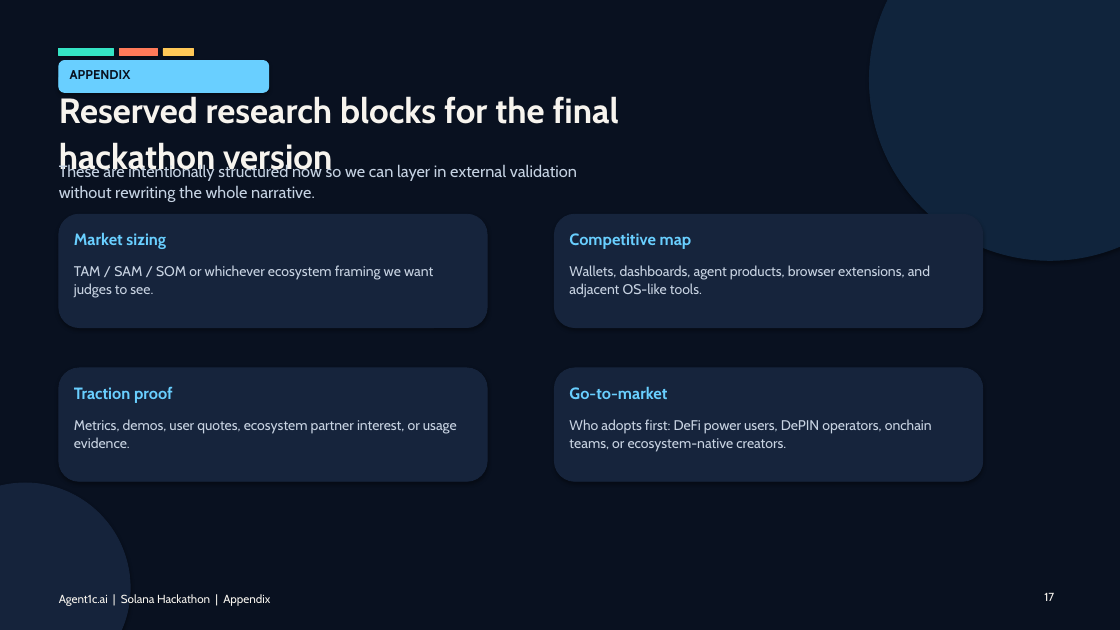
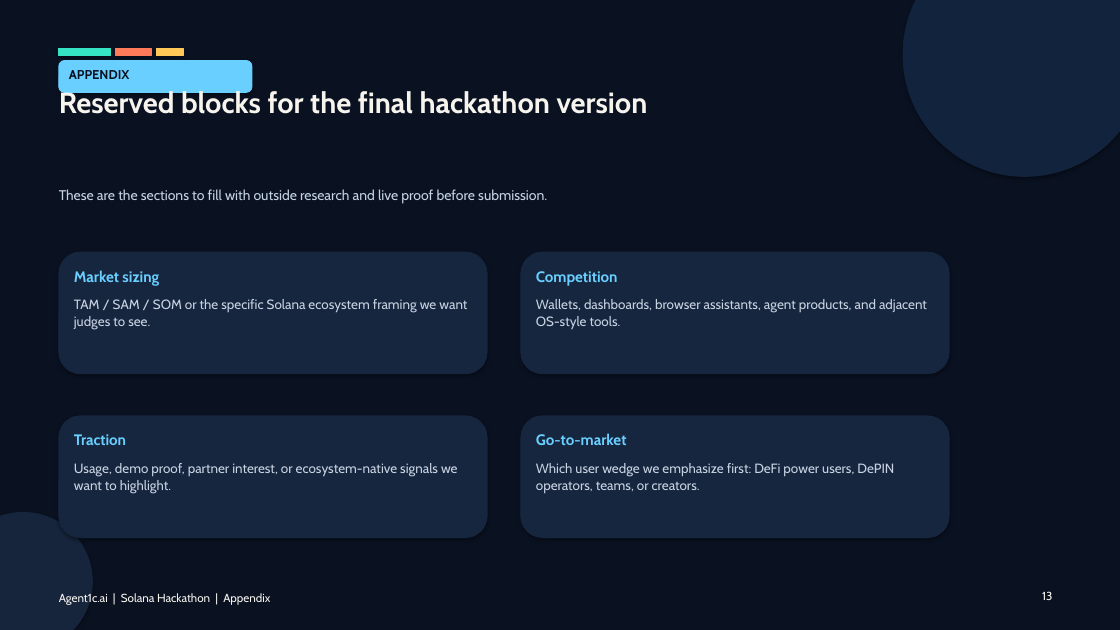
Before and after one commit to agent1c-ai/agent1c-ai.github.io, a slide deck: slide 13 of hackathon/agent1c-solana-hackathon-pitch-deck.pptx (slide 17 before the commit). Drawn at 1120x630 pixels with LibreOffice and Linux fonts; fonts in the diff are those of the drawing. Boxes give left, top, right and bottom in pixels: in the first picture for what was removed or moved away, otherwise in the second. Text is boxed around its words. In the diff, an @@ line names an element or a change of style, - is before the commit and + after.

Commit message:
Clean up Solana pitch deck layout

```diff
--- a/hackathon/agent1c-solana-hackathon-pitch-deck.pptx
+++ b/hackathon/agent1c-solana-hackathon-pitch-deck.pptx
@@ rectangle at <box>0,0,1120,630</box>: fill #091120 to #0A1222; outline #091120 0.75 pt to #0A1222 0.75 pt @@
@@ ellipse: place and size @@
-ellipse at <box>870,0,1120,260</box>
+ellipse at <box>903,0,1120,176</box>
@@ ellipse at <box>903,0,1120,176</box>: fill #10243C to #12233D; outline #10243C 0.75 pt to #12233D 0.75 pt @@
@@ rectangle: place and size @@
-rectangle at <box>119,49,158,55</box>
+rectangle at <box>116,49,151,55</box>
@@ rectangle: place and size @@
-rectangle at <box>163,49,193,55</box>
+rectangle at <box>156,49,183,55</box>
@@ text at <box>59,88,648,114</box>: text changed; size 30 to 25 pt @@
-Reserved research blocks for the final hackathon version
+Reserved blocks for the final hackathon version
@@ rounded rectangle: place and size @@
-rounded rectangle at <box>59,60,269,92</box>
+rounded rectangle at <box>59,60,252,92</box>
@@ text "APPENDIX" at <box>69,70,130,79</box>: text colour #091120 to #0A1222 @@
@@ text removed at <box>59,164,577,202</box> @@
-These are intentionally structured now so we can layer in external validation without rewriting the whole narrative.
@@ text added at <box>59,189,547,204</box>, 12 pt, text #C5D3E3 @@
+These are the sections to fill with outside research and live proof before submission.
@@ text removed at <box>569,233,692,249</box> @@
-Competitive map
@@ rounded rectangle: place and size @@
-rounded rectangle at <box>59,214,487,328</box>
+rounded rectangle at <box>59,252,487,374</box>
@@ text "Market sizing": place and size @@
-text "Market sizing" at <box>74,232,166,249</box>
+text "Market sizing" at <box>74,270,159,285</box>
@@ text "Market sizing" at <box>74,270,159,285</box>: size 14 to 13 pt @@
@@ rounded rectangle: place and size @@
-rounded rectangle at <box>555,214,983,328</box>
+rounded rectangle at <box>521,252,949,374</box>
@@ text at <box>74,299,467,330</box>: text changed; size 12 to 11.5 pt @@
-TAM / SAM / SOM or whichever ecosystem framing we want judges to see.
+TAM / SAM / SOM or the specific Solana ecosystem framing we want judges to see.
@@ text at <box>536,299,927,329</box>: text changed; size 12 to 11.5 pt @@
-Wallets, dashboards, agent products, browser extensions, and adjacent OS-like tools.
+Wallets, dashboards, browser assistants, agent products, and adjacent OS-style tools.
@@ text added at <box>536,271,618,285</box>, 13 pt, text #69CFFF, bold @@
+Competition
@@ rounded rectangle: place and size @@
-rounded rectangle at <box>59,368,487,481</box>
+rounded rectangle at <box>59,416,487,538</box>
@@ text removed at <box>74,419,457,448</box> @@
-Metrics, demos, user quotes, ecosystem partner interest, or usage evidence.
@@ fill #16243C to #17263F; outline #16243C 0.75 pt to #17263F 0.75 pt in 4 elements at <box>59,252,487,374</box>, <box>59,416,487,538</box>, <box>521,252,949,374</box>, <box>521,416,949,538</box> @@
@@ rounded rectangle: place and size @@
-rounded rectangle at <box>555,368,983,481</box>
+rounded rectangle at <box>521,416,949,538</box>
@@ text at <box>74,434,126,445</box>: text changed; size 14 to 13 pt @@
-Traction proof
+Traction
@@ text "Go-to-market" at <box>536,433,627,445</box>: size 14 to 13 pt @@
@@ text "Go-to-market": place and size @@
-text "Go-to-market" at <box>569,386,667,399</box>
+text "Go-to-market" at <box>536,433,627,445</box>
@@ text added at <box>74,463,458,494</box>, 11.5 pt, text #C8D3E2 @@
+Usage, demo proof, partner interest, or ecosystem-native signals we want to highlight.
@@ text at <box>536,463,894,493</box>: text changed; size 12 to 11.5 pt @@
-Who adopts first: DeFi power users, DePIN operators, onchain teams, or ecosystem-native creators.
+Which user wedge we emphasize first: DeFi power users, DePIN operators, teams, or creators.
@@ ellipse: place and size @@
-ellipse at <box>0,483,130,630</box>
+ellipse at <box>0,513,92,630</box>
@@ ellipse at <box>0,513,92,630</box>: fill #15233B to #16243C; outline #15233B 0.75 pt to #16243C 0.75 pt @@
@@ text added at <box>1042,591,1052,600</box>, 10 pt, text #F7F4EE @@
+13
@@ text removed at <box>1044,593,1054,601</box> @@
-17
```
Also in this commit, not shown: 5 other slides changed, 7 slides added, 11 slides removed, 1 other file.
